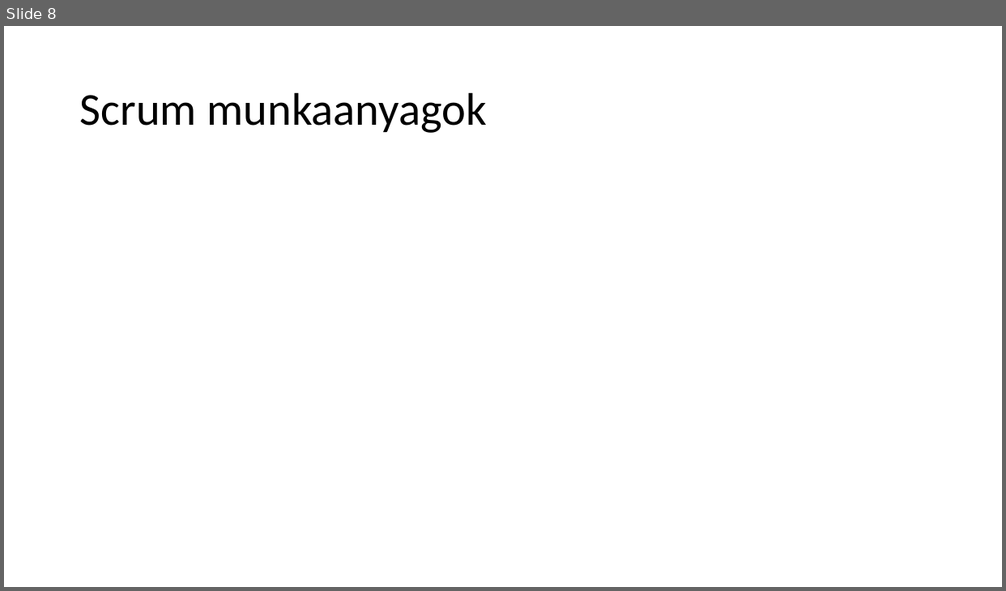
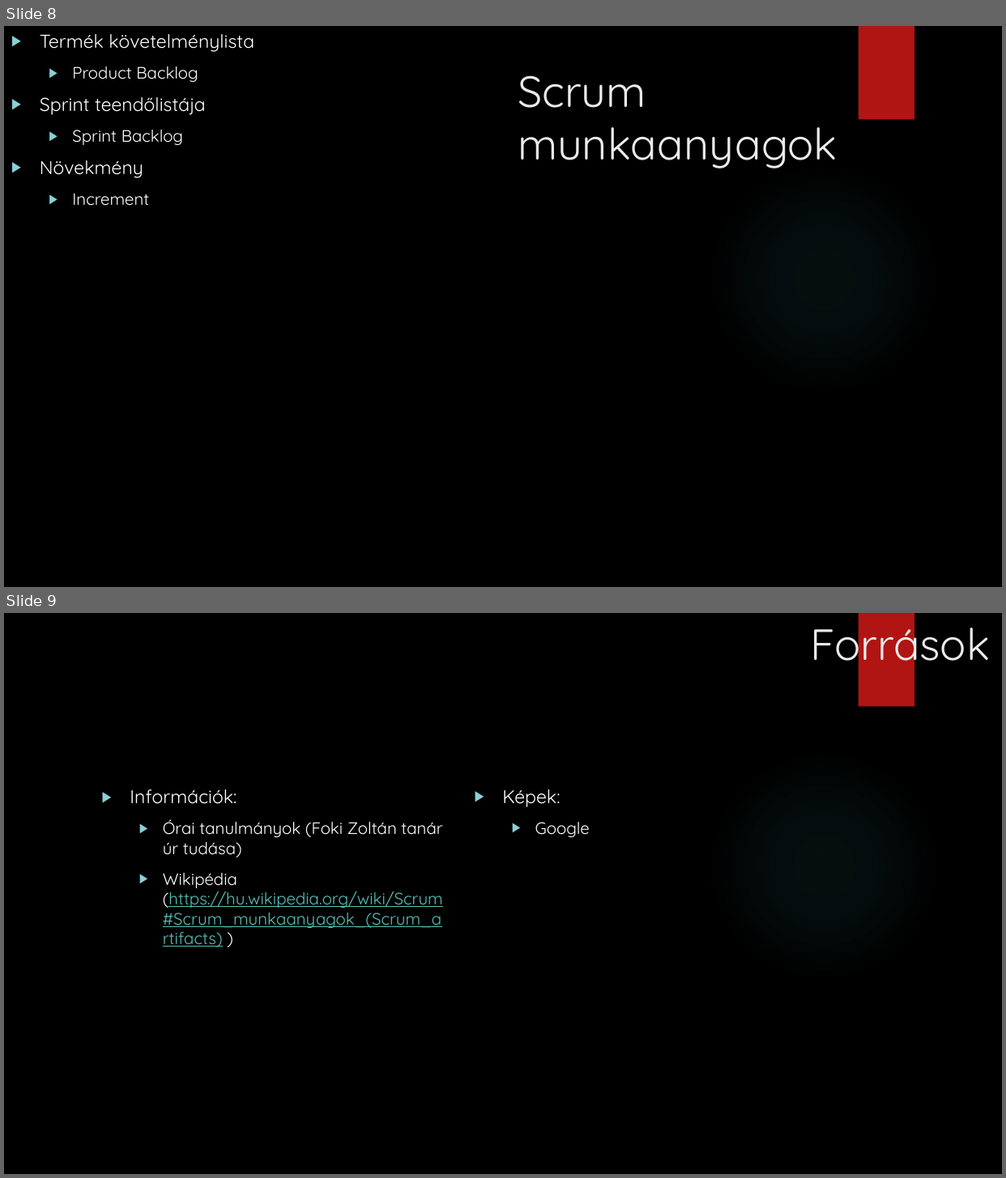
Before and after one commit to MrErik402/PPT, a slide deck: IKT Projekt feladat.pptx. Shown one above the other, each under a label of ours: slide 8 before the commit, slides 8 and 9 after it. The pictures are 1006x591 and 1006x1178 pixels, drawn with LibreOffice and Linux fonts; fonts in the diff are those of the drawing; background and template pictures are left out. Boxes give left, top, right and bottom in pixels: in the first picture for what was removed or moved away, otherwise in the second. Text is boxed around its words. In the diff, an @@ line names an element or a change of style, - is before the commit and + after.

```diff
--- a/IKT Projekt feladat.pptx
+++ b/IKT Projekt feladat.pptx
@@ slide 9 added at box(4, 613, 1002, 1174), background picture (left out); not listed: 2 template elements that a slide beside it also shows @@
@@ title added at box(811, 615, 990, 672), 42 pt, text #EBEBEB @@
+Források
@@ text added at box(130, 790, 443, 928), 16 pt, text #58C1BA, underline @@
+▶ Információk:
+  ▶ Órai tanulmányok (Foki Zoltán tanár úr tudása)
+  ▶ Wikipédia (https://hu.wikipedia.org/wiki/Scrum#Scrum_munkaanyagok_(Scrum_artifacts) )
@@ text added at box(502, 790, 590, 837), 18 pt, text #FFFFFF @@
+▶ Képek:
+  ▶ Google
@@ slide 8 changed as well @@
@@ background #FFFFFF to picture (left out) @@
@@ text added at box(40, 34, 254, 206), 18 pt, text #FFFFFF @@
+▶ Termék követelménylista
+  ▶ Product Backlog
+▶ Sprint teendőlistája
+  ▶ Sprint Backlog
+▶ Növekmény
+  ▶ Increment
@@ rectangle added at box(859, 26, 914, 120), fill #B01513 @@
@@ title "Scrum munkaanyagok": place and size @@
-title "Scrum munkaanyagok" at box(80, 92, 487, 133)
+title "Scrum munkaanyagok" at box(518, 75, 837, 169)
@@ title "Scrum munkaanyagok" at box(518, 75, 837, 169): size 44 to 42 pt, font Calibri to Quicksand, text colour #000000 to #EBEBEB; line spacing 0.9 to 1; vertical alignment middle to top @@
@@ ellipse added at box(709, 163, 939, 394), fill gradient #50B9C1 @@
```
Also in this commit, not shown: 8 other slides changed, 1 slide removed.
